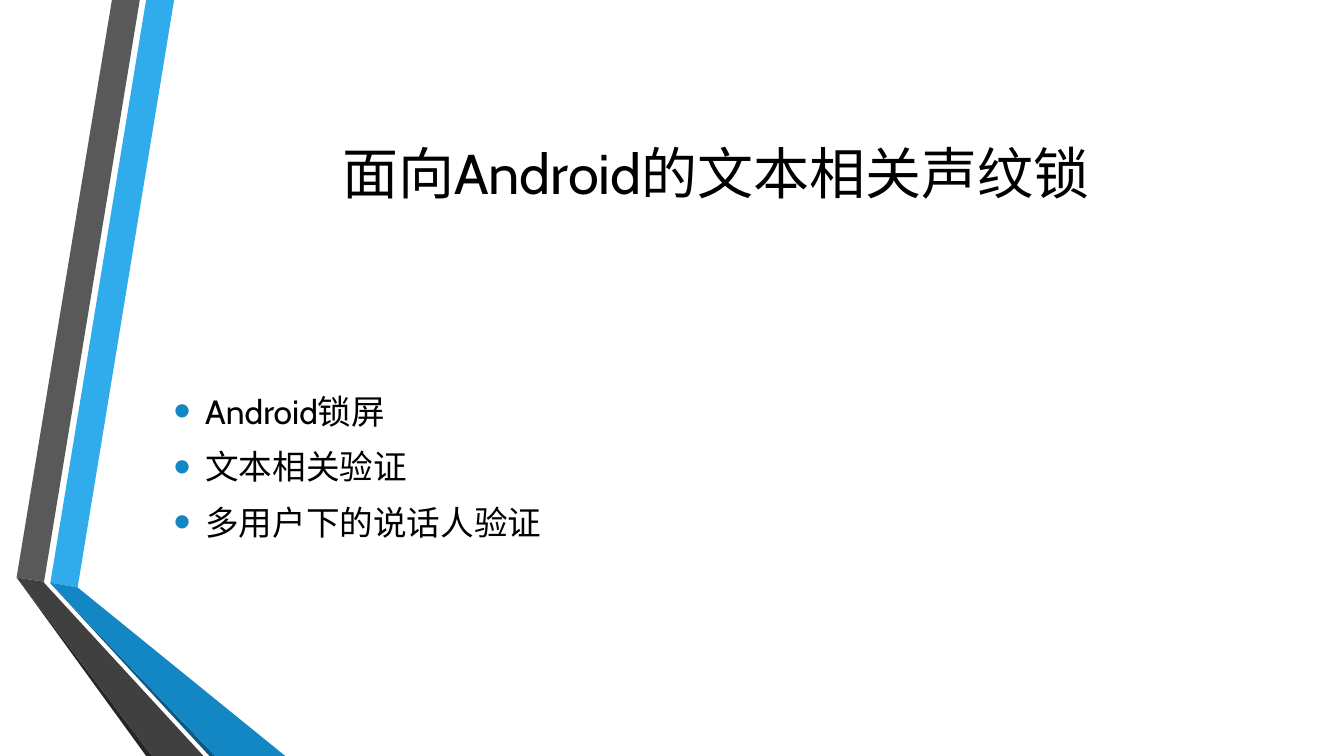
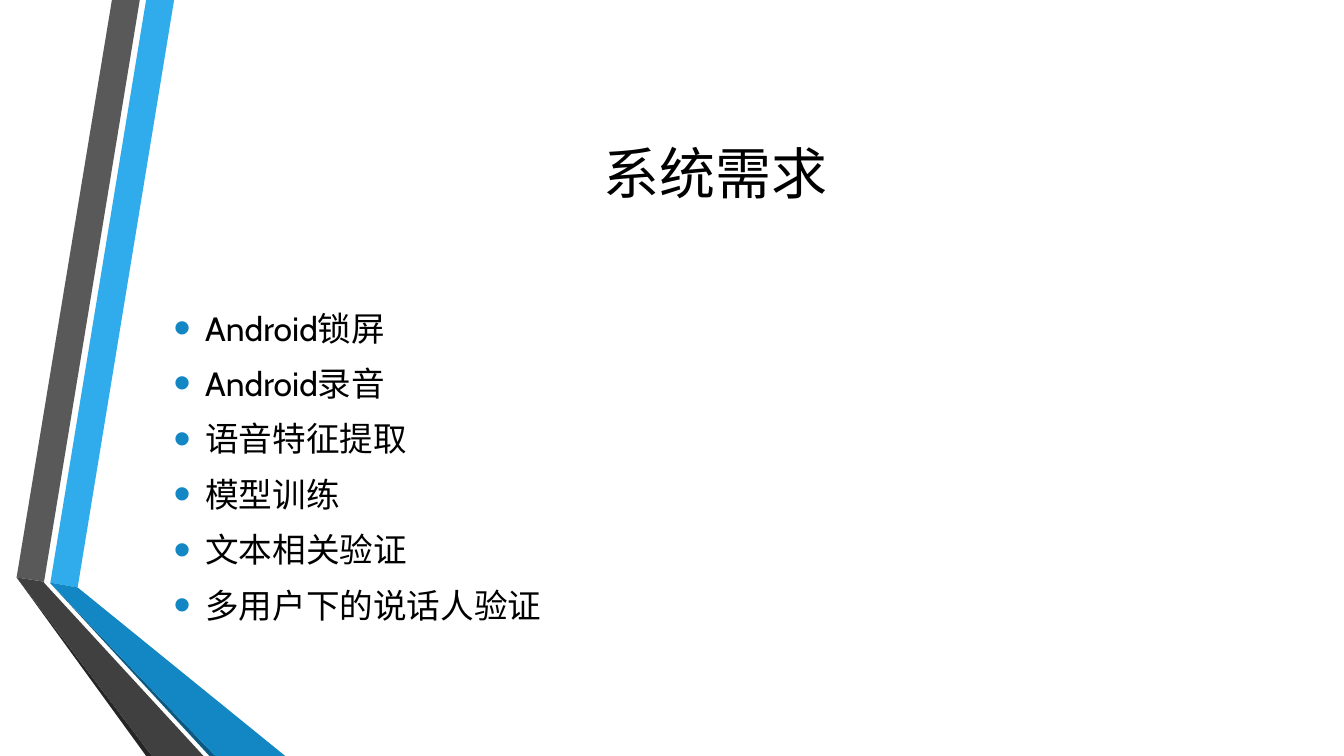
Before and after one commit to cfxccn/HLThesis, a slide deck: slide 5 of A.pptx. Drawn at 1344x756 pixels with LibreOffice and Linux fonts; fonts in the diff are those of the drawing; background and template pictures are left out. Boxes give left, top, right and bottom in pixels: in the first picture for what was removed or moved away, otherwise in the second. Text is boxed around its words. In the diff, an @@ line names an element or a change of style, - is before the commit and + after.

```diff
--- a/A.pptx
+++ b/A.pptx
@@ title at (604, 147, 828, 199): text changed @@
-面向Android的文本相关声纹锁
+系统需求
@@ text at (205, 368, 407, 510): paragraphs added @@
+• Android录音
+• 语音特征提取
+• 模型训练
```
Also in this commit, not shown: 7 other slides changed, 1 slide added.
